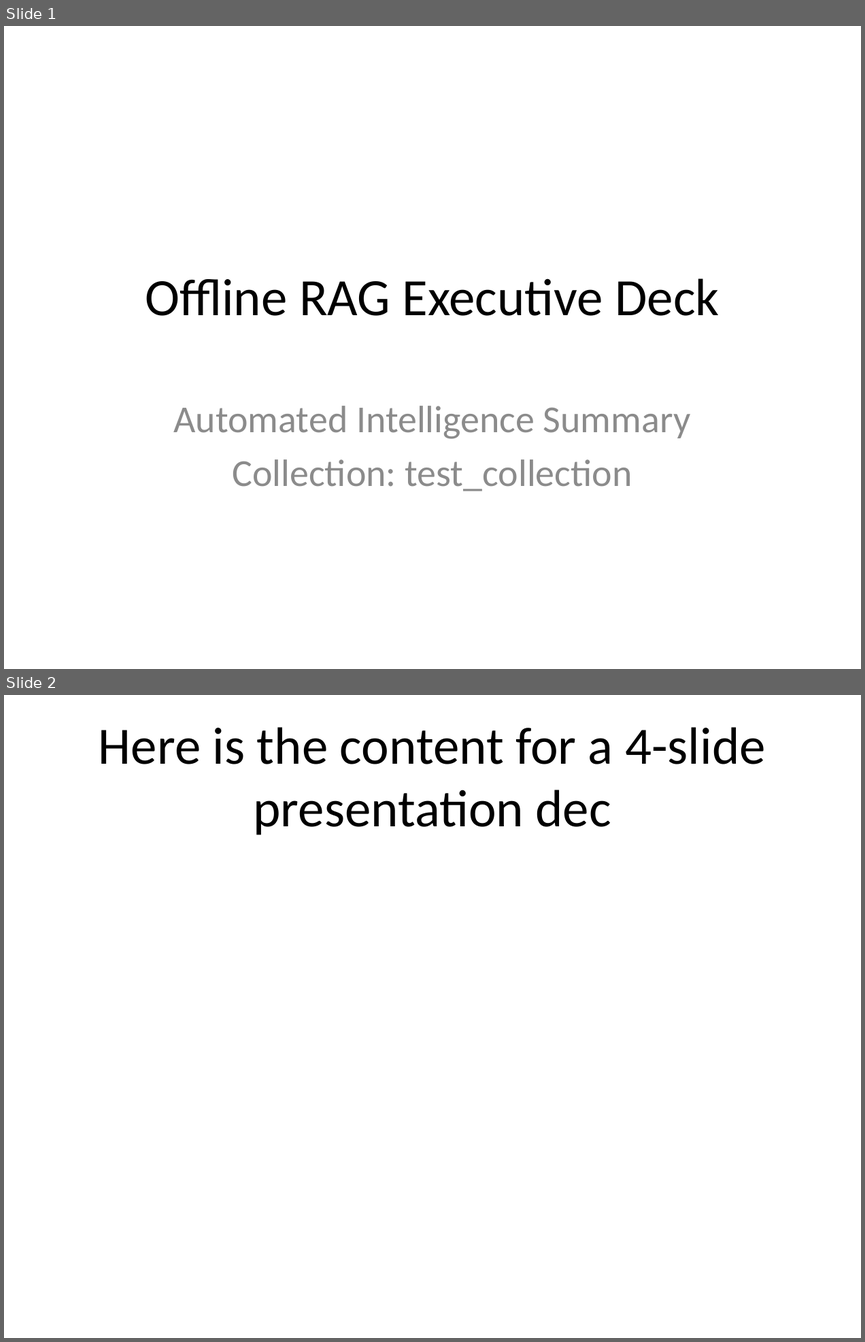
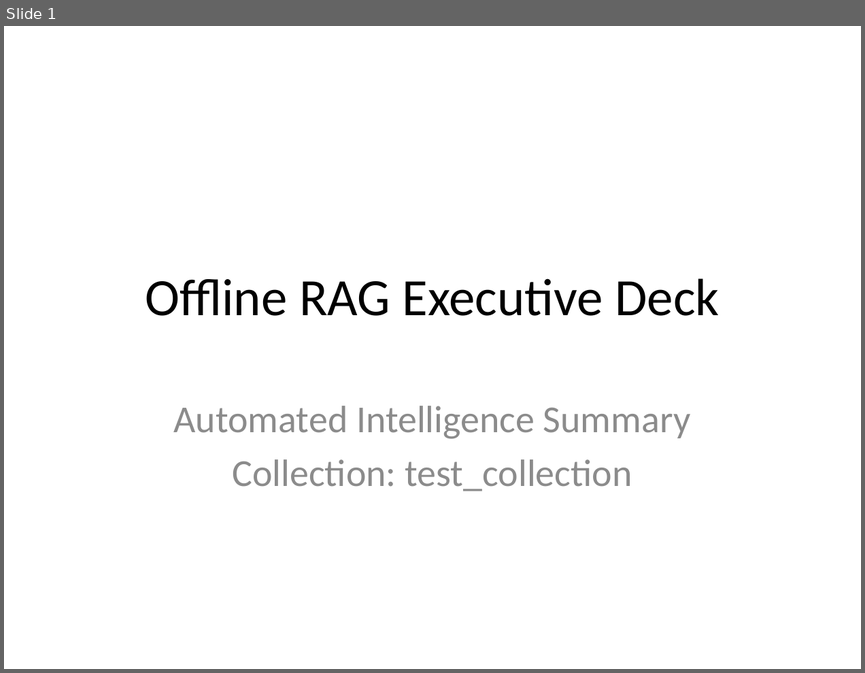
Before and after one commit to kalakonda-akshay/RAG, a slide deck: data/reports/audit_test.pptx. Shown one above the other, each under a label of ours: slides 1 and 2 before the commit, slide 1 after it. The pictures are 865x1342 and 865x673 pixels, drawn with LibreOffice and Linux fonts; fonts in the diff are those of the drawing. Boxes give left, top, right and bottom in pixels: in the first picture for what was removed or moved away, otherwise in the second. Text is boxed around its words. In the diff, an @@ line names an element or a change of style, - is before the commit and + after.

```diff
--- a/data/reports/audit_test.pptx
+++ b/data/reports/audit_test.pptx
@@ slide 2 removed at (x1=4, y1=695, x2=861, y2=1338), background #FFFFFF @@
@@ title removed at (x1=99, y1=727, x2=766, y2=835) @@
-Here is the content for a 4-slide presentation dec
```
Also in this commit, not shown: 3 slides changed, 1 slide added, 4 other files.
